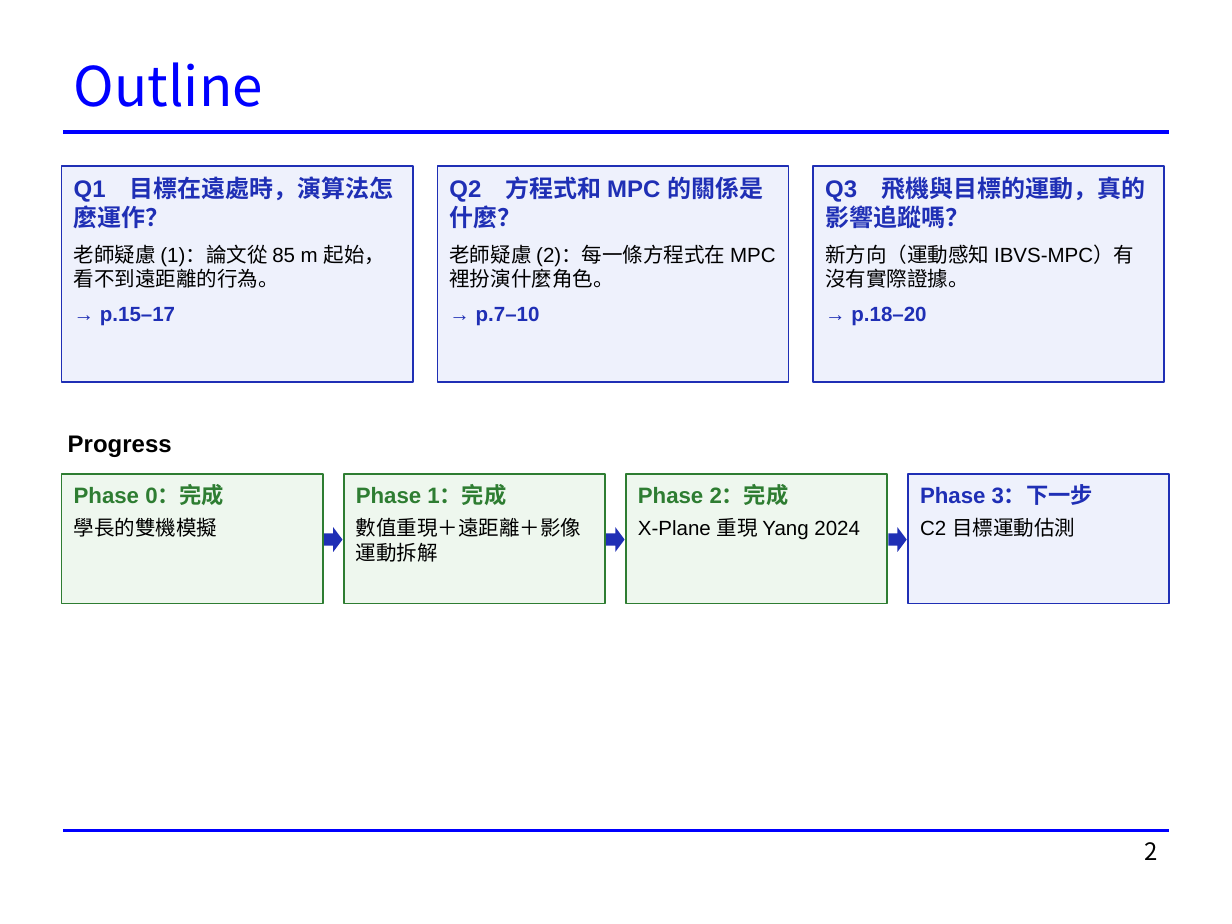
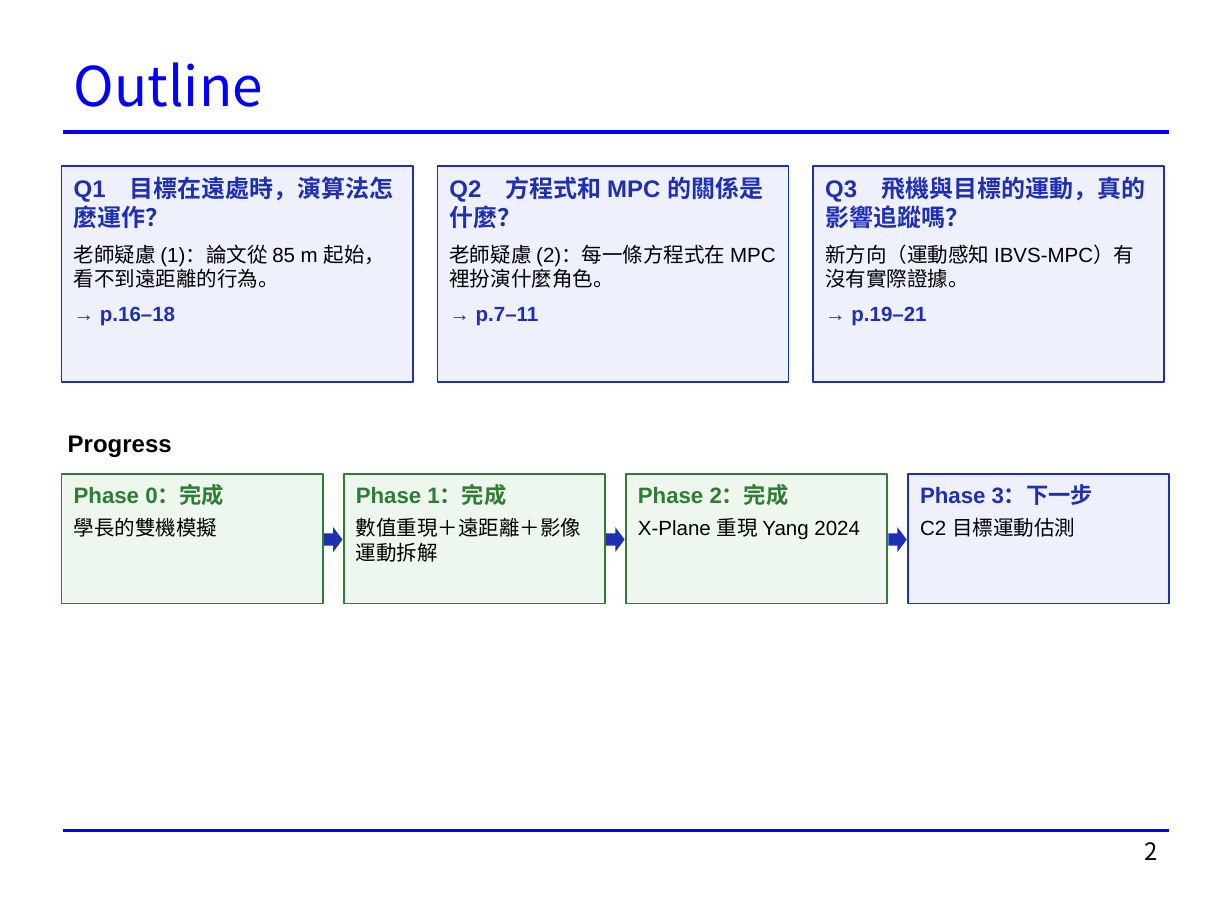
Before and after one commit to rossi1122/hsiang_thesis_simulation, a slide deck: slide 2 of docs/presentations/20261118_Phase2_進度報告.pptx. Drawn at 1232x924 pixels with LibreOffice and Linux fonts; fonts in the diff are those of the drawing. Boxes give left, top, right and bottom in pixels: in the first picture for what was removed or moved away, otherwise in the second. Text is boxed around its words. In the diff, an @@ line names an element or a change of style, - is before the commit and + after.

```diff
--- a/docs/presentations/20261118_Phase2_進度報告.pptx
+++ b/docs/presentations/20261118_Phase2_進度報告.pptx
@@ text in rectangle at box(100, 306, 175, 326): text changed @@
-→ p.15–17
+→ p.16–18
@@ text in rectangle at box(476, 307, 539, 326): text changed @@
-→ p.7–10
+→ p.7–11
@@ text in rectangle at box(851, 306, 926, 326): text changed @@
-→ p.18–20
+→ p.19–21
```
Also in this commit, not shown: 3 other slides changed, 1 slide added, 1 other file.
